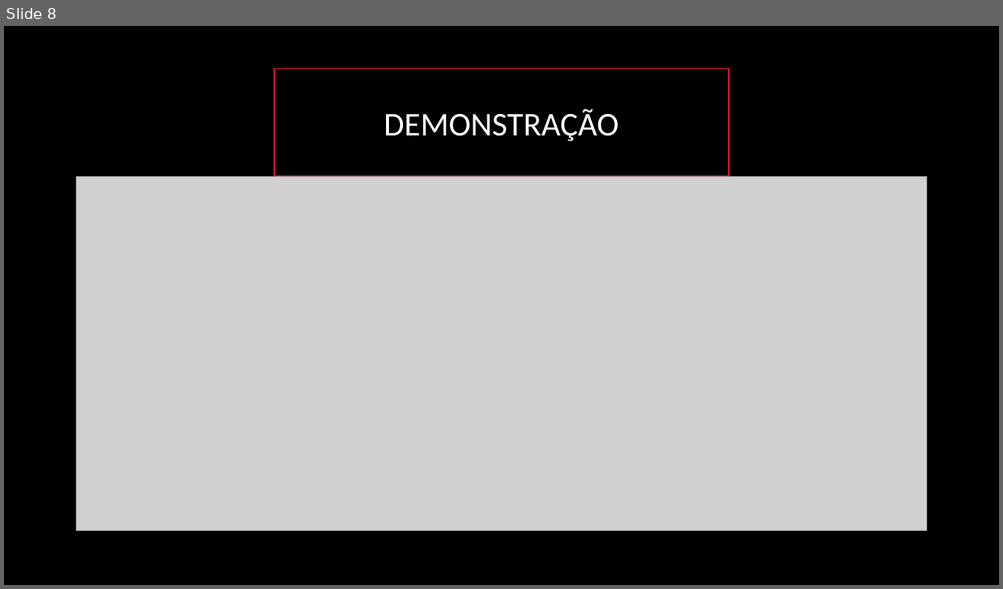
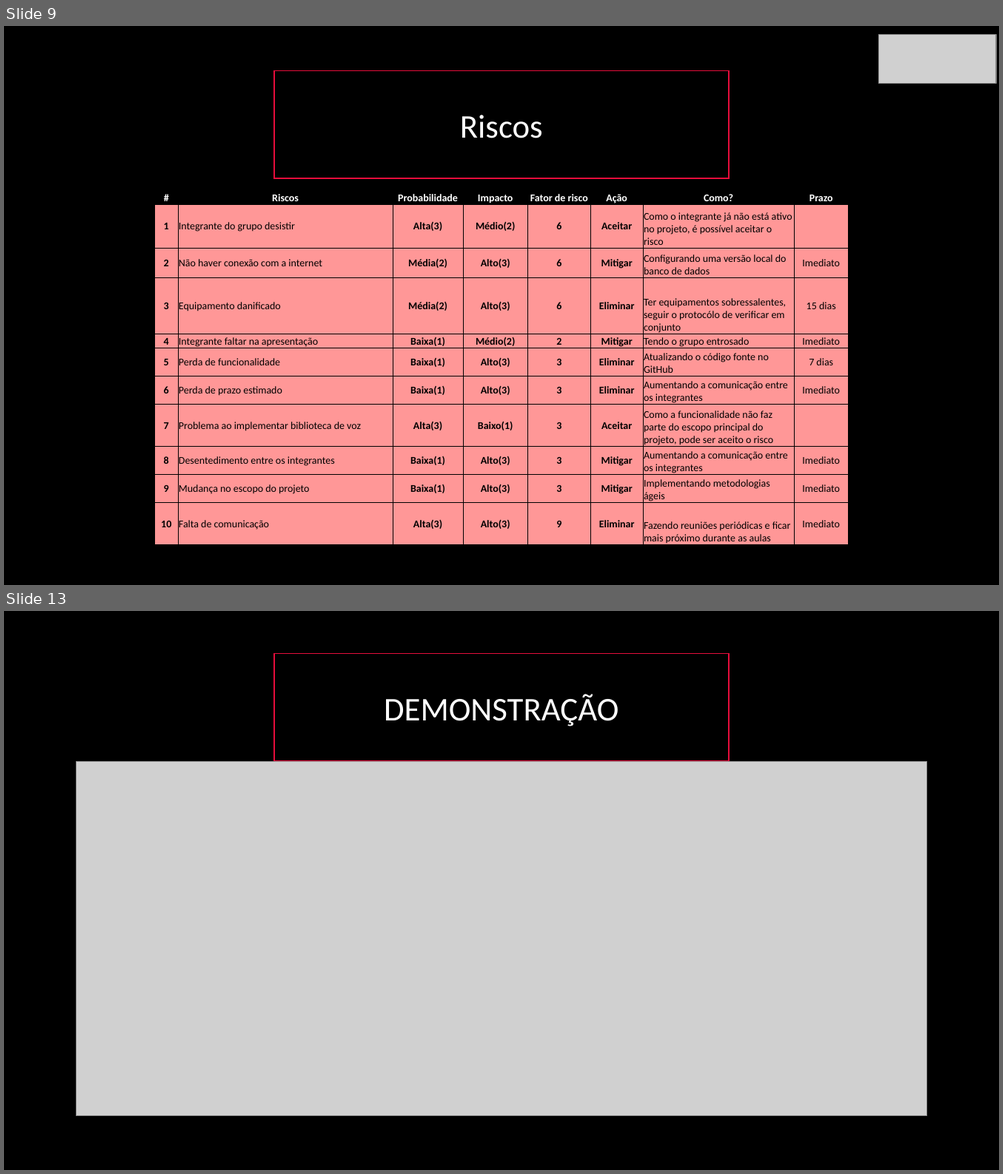
Before and after one commit to BandTec/blind-market, a slide deck: Apresentação-blindmarket.pptx. Shown one above the other, each under a label of ours: slide 8 before the commit, slides 9 and 13 after it; the slides between them are not shown. The pictures are 1003x589 and 1003x1174 pixels, drawn with LibreOffice and Linux fonts; fonts in the diff are those of the drawing; grey boxes stand for pictures. Boxes give left, top, right and bottom in pixels: in the first picture for what was removed or moved away, otherwise in the second. Text is boxed around its words. In the diff, an @@ line names an element or a change of style, - is before the commit and + after.

Commit message:
Apresentação

```diff
--- a/Apresentação-blindmarket.pptx
+++ b/Apresentação-blindmarket.pptx
@@ slide 9 added at (4, 26, 999, 585), background #000000 @@
@@ picture added at (879, 35, 996, 84) @@
@@ rectangle added at (274, 70, 728, 179), fill #000000, outline #E50D3B 1 pt, 32 pt, text #FFFFFF @@
+Riscos
@@ table added at (155, 190, 848, 547), 11 rows, 8 columns @@
+# | Riscos | Probabilidade | Impacto | Fator de risco | Ação | Como? | Prazo
+1 | Integrante do grupo desistir | Alta(3) | Médio(2) | 6 | Aceitar | Como o integrante já não está ativo no projeto, é possível aceitar o risco | 
+2 | Não haver conexão com a internet | Média(2) | Alto(3) | 6 | Mitigar | Configurando uma versão local do banco de dados | Imediato
+3 | Equipamento danificado | Média(2) | Alto(3) | 6 | Eliminar | Ter equipamentos sobressalentes, seguir o protocólo de verificar em conjunto | 15 dias
+4 | Integrante faltar na apresentação | Baixa(1) | Médio(2) | 2 | Mitigar | Tendo o grupo entrosado | Imediato
+5 | Perda de funcionalidade | Baixa(1) | Alto(3) | 3 | Eliminar | Atualizando o código fonte no GitHub | 7 dias
+6 | Perda de prazo estimado | Baixa(1) | Alto(3) | 3 | Eliminar | Aumentando a comunicação entre os integrantes | Imediato
+7 | Problema ao implementar biblioteca de voz | Alta(3) | Baixo(1) | 3 | Aceitar | Como a funcionalidade não faz parte do escopo principal do projeto, pode ser aceito o risco | 
+8 | Desentedimento entre os integrantes | Baixa(1) | Alto(3) | 3 | Mitigar | Aumentando a comunicação entre os integrantes | Imediato
+9 | Mudança no escopo do projeto | Baixa(1) | Alto(3) | 3 | Mitigar | Implementando metodologias ágeis | Imediato
+10 | Falta de comunicação | Alta(3) | Alto(3) | 9 | Eliminar | Fazendo reuniões periódicas e ficar mais próximo durante as aulas | Imediato
@@ what was slide 8 is now slide 13 @@
```
Also in this commit, not shown: 4 other slides added.
